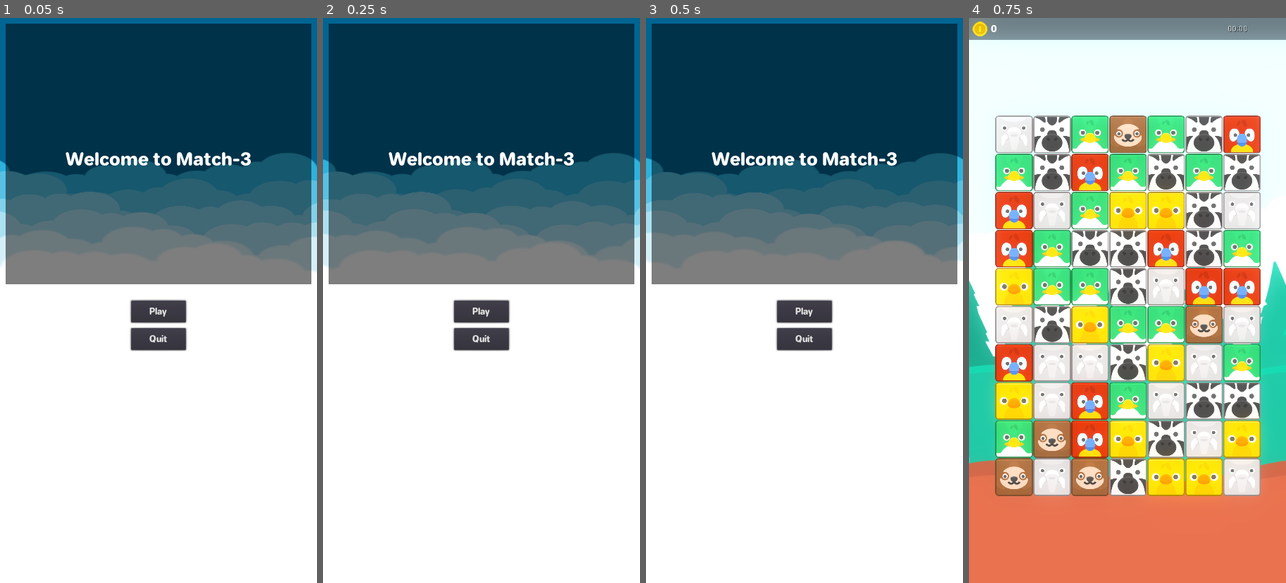
Above: before the commit, frames 1-4 (left to right).
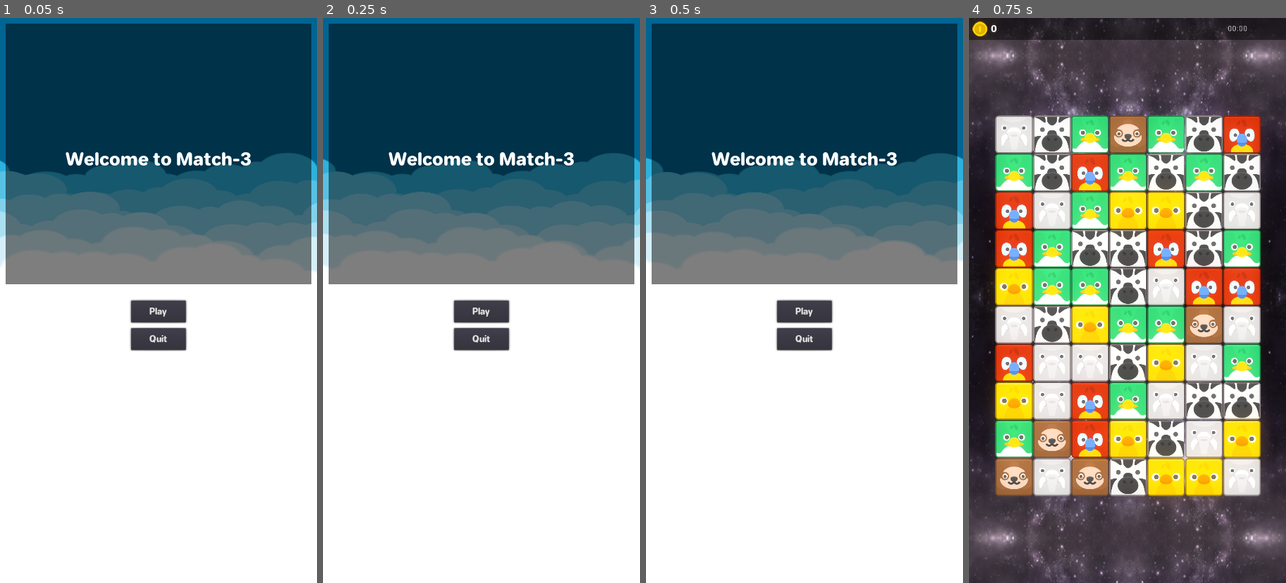
Above: after the commit, the same moments.

Repository: RSCal/Game_Jam-Final_Project
Game: Godot game, scene res://UI/Menu.tscn
Same seed, same stepped clock (60 frames per second), same inputs: the game is played once before the commit and once after it. The engine's default icon, where the game draws it, is replaced by a stand-in: a white triangle on a blue panel in a dark square.
Inputs:
- Up to frame 1 (0.05 s): no input
- Up to frame 2 (0.25 s): no input
- Up to frame 3 (0.5 s): no input
- Up to frame 4 (0.75 s): click "Play" at 0.5 s

Frames 1-3 are identical in both runs. In frame 4, 46% of the frame differs, in the area x 0-100%, y 0-100%.

Commit message:
draft

Diff:
--- a/Exercise-03d-Shaders/Game.tscn
+++ b/Exercise-03d-Shaders/Game.tscn
@@ -5,7 +5,7 @@
 [ext_resource path="res://UI/HUD.gd" type="Script" id=3]
 [ext_resource path="res://Assets/coin_small.png" type="Texture" id=4]
 [ext_resource path="res://Assets/Jellee-Bold.otf" type="DynamicFontData" id=5]
-[ext_resource path="res://Assets/background_game.png" type="Texture" id=6]
+[ext_resource path="res://Assets/Card_Background.png" type="Texture" id=6]
 [ext_resource path="res://Label.gd" type="Script" id=7]
 
 [sub_resource type="DynamicFont" id=2]
@@ -24,10 +24,12 @@
 [node name="Game" type="Node2D"]
 
 [node name="Background" type="Sprite" parent="."]
+position = Vector2( -17, -10 )
+scale = Vector2( 1.21285, 1.56006 )
 texture = ExtResource( 6 )
 centered = false
 region_enabled = true
-region_rect = Rect2( 0, 0, 576, 1024 )
+region_rect = Rect2( 0.588, -0.209, 489, 666 )
 
 [node name="grid" type="Node2D" parent="."]
 script = ExtResource( 1 )
--- a/Exercise-03d-Shaders/UI/GameOver.tscn
+++ b/Exercise-03d-Shaders/UI/GameOver.tscn
@@ -2,7 +2,7 @@
 
 [ext_resource path="res://Assets/Ignotum.otf" type="DynamicFontData" id=1]
 [ext_resource path="res://UI/GameOver.gd" type="Script" id=2]
-[ext_resource path="res://Assets/background_game.png" type="Texture" id=3]
+[ext_resource path="res://Assets/Card_Background.png" type="Texture" id=3]
 
 [sub_resource type="StyleBoxFlat" id=1]
 
@@ -35,9 +35,10 @@
 }
 
 [node name="Sprite" type="Sprite" parent="PanelContainer/MarginContainer"]
-position = Vector2( 331, 498.5 )
-scale = Vector2( 1, 1.0498 )
+position = Vector2( 290, 528.5 )
+scale = Vector2( 1.204, 1.75262 )
 texture = ExtResource( 3 )
+region_rect = Rect2( 0.58, -0.2, 489, 666 )
 
 [node name="Row" type="VBoxContainer" parent="PanelContainer/MarginContainer"]
 margin_right = 576.0
@@ -48,11 +49,13 @@
 margin_right = 576.0
 
 [node name="Gameover" type="Label" parent="PanelContainer/MarginContainer/Row"]
-modulate = Color( 0, 0, 0, 1 )
 margin_top = 100.0
 margin_right = 576.0
 margin_bottom = 265.0
 size_flags_vertical = 12
+custom_colors/font_color = Color( 1, 1, 1, 1 )
+custom_colors/font_outline_modulate = Color( 1, 1, 1, 1 )
+custom_colors/font_color_shadow = Color( 1, 1, 1, 1 )
 custom_fonts/font = SubResource( 2 )
 text = "Game Over"
 align = 1
Binary file added: Exercise-03d-Shaders/Assets/Card_Background.png
Not shown, added: Exercise-03d-Shaders/Assets/Card_Background.png.import
